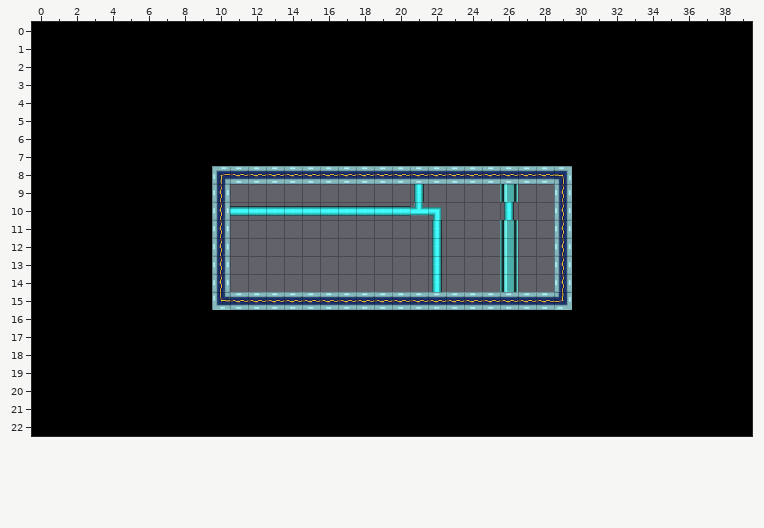
Two states of a Tiled map, core/assets/level_1-1.tmx. This is how it looked before the edit.
Cells are 32x32 px. Shown: x 0..39, y 0..22. Tiles whose own drawing changed are shown in their newer look in all pictures.
New version:
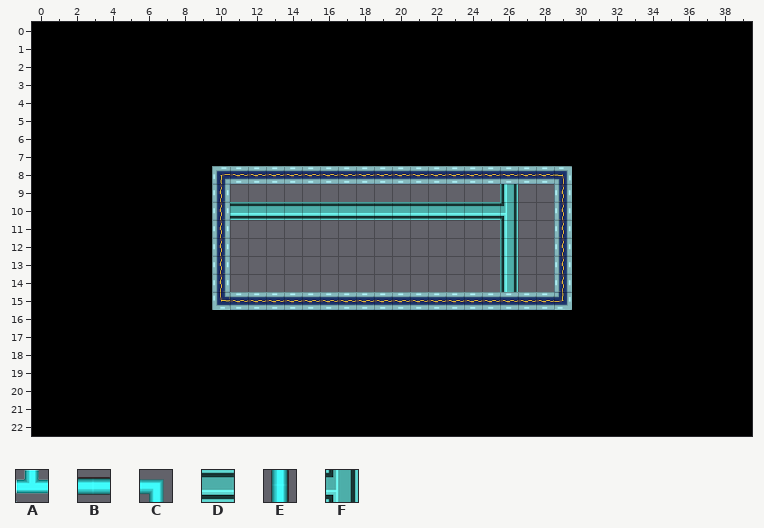
Key: from "tileset": A 66, B 68, C 72, D 100, E 104, F 132.
_ is an empty cell, . an unchanged one.
The exact change:
--- layer "background"
@@ x 11..26 @@
- 9 ..........E.....
-10 BBBBBBBBBBAC___E
-11 ...........E....
-12 ...........E....
-13 ...........E....
-14 ...........E....
+ 9 .........._.....
+10 DDDDDDDDDDDDDDDF
+11 ..........._....
+12 ..........._....
+13 ..........._....
+14 ..........._....
Where, in picture pixels (left, top, right, bottom), the same in both pictures:
changed: (230, 184, 518, 292)
